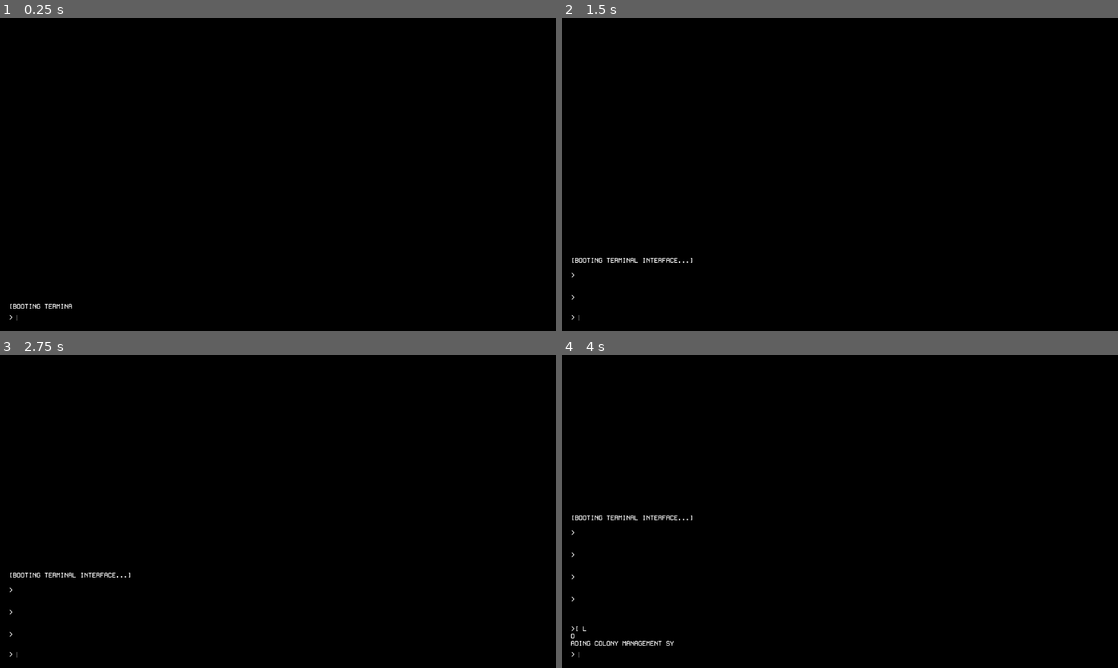
Above: before the commit, frames 1-4 (two rows, left to right).
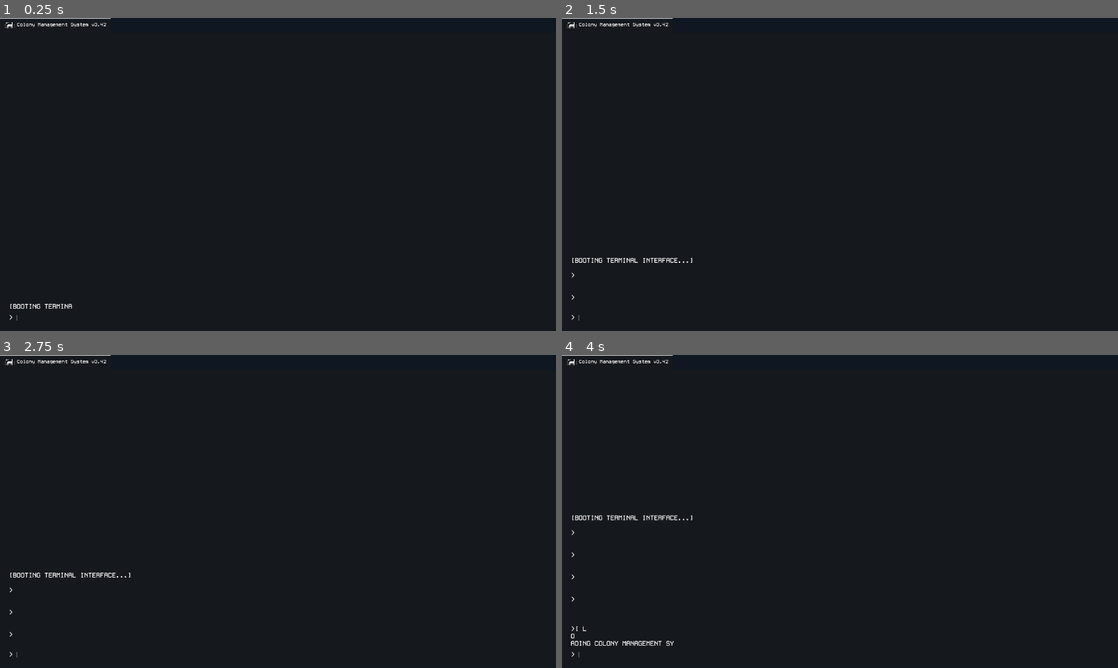
Above: after the commit, the same moments.

Repository: bsuster/Outpost-Equilibrium
Game: Godot game, scene res://scenes/levels/main_scene.tscn
The game is run twice, just before and just after one commit, with the same random seed, the same clock (stepped at 60 frames per second) and the same inputs. Sound files missing from this copy of the repository are replaced by a short silence.
Inputs:
- Up to frame 1 (0.25 s): no input
- Up to frame 2 (1.5 s): tap Enter (submit_input) at 0.5, 1.35 s; hold Enter (submit_input) 0.53-1.28 s; tap Space at 1.25 s
- Up to frame 3 (2.75 s): tap Enter (submit_input) at 2 s; hold Enter (submit_input) from 2.03 s (still down)
- Up to frame 4 (4 s): tap Space at 2.75 s; release Enter (submit_input) at 2.78 s; tap Enter (submit_input) at 2.85, 3.5 s; hold Enter (submit_input) from 3.53 s (still down)

The runs differ from the first frame. In frame 1, 100% of the frame differs, in the area x 0-100%, y 0-100%; in frame 2, 100%; in frame 3, 100%; in frame 4, 100%.

Commit message:
Make console prettier

Diff:
--- a/project.godot
+++ b/project.godot
@@ -16,7 +16,7 @@
 config/features=PackedStringArray("4.4", "GL Compatibility")
 boot_splash/bg_color=Color(0.0588235, 0.0901961, 0.137255, 1)
 boot_splash/image="uid://s2kt42wluvps"
-config/icon="uid://s2kt42wluvps"
+config/icon="uid://glwu02yeossn"
 
 [autoload]
 
@@ -55,4 +55,4 @@
 
 renderer/rendering_method="gl_compatibility"
 renderer/rendering_method.mobile="gl_compatibility"
-environment/defaults/default_clear_color=Color(0, 0, 0, 1)
+environment/defaults/default_clear_color=Color(0.0588235, 0.0901961, 0.137255, 1)
--- a/scenes/characters/terminal.tscn
+++ b/scenes/characters/terminal.tscn
@@ -1,8 +1,10 @@
-[gd_scene load_steps=4 format=3 uid="uid://bkscwnpo0mbfl"]
+[gd_scene load_steps=6 format=3 uid="uid://bkscwnpo0mbfl"]
 
 [ext_resource type="Theme" uid="uid://di4e7tnr2a1hj" path="res://terminal_theme.tres" id="1_w35if"]
 [ext_resource type="Script" uid="uid://hm7rfmep5iuy" path="res://scenes/characters/terminal.gd" id="2_17c4d"]
 [ext_resource type="AudioStream" uid="uid://cinscncyvwdrp" path="res://sounds/button-202966.mp3" id="3_0td1w"]
+[ext_resource type="FontFile" uid="uid://bv40slj05t5cv" path="res://fonts/whitrabt.ttf" id="3_h6vce"]
+[ext_resource type="Texture2D" uid="uid://dx3c3kay0r72o" path="res://OutpostEquilibriumIcon_small.png" id="3_ixexu"]
 
 [node name="Terminal" type="Control"]
 layout_mode = 3
@@ -14,15 +16,43 @@
 theme = ExtResource("1_w35if")
 script = ExtResource("2_17c4d")
 
+[node name="TabBar" type="TabBar" parent="."]
+layout_mode = 1
+anchors_preset = 10
+anchor_right = 1.0
+offset_bottom = 23.0
+grow_horizontal = 2
+size_flags_vertical = 0
+theme_override_constants/icon_max_width = 25
+theme_override_fonts/font = ExtResource("3_h6vce")
+theme_override_font_sizes/font_size = 12
+current_tab = 0
+scrolling_enabled = false
+tab_count = 1
+tab_0/title = "Colony Management System v3.42"
+tab_0/icon = ExtResource("3_ixexu")
+
+[node name="ColorRect" type="ColorRect" parent="."]
+layout_mode = 1
+anchors_preset = 14
+anchor_top = 0.5
+anchor_right = 1.0
+anchor_bottom = 0.5
+offset_top = -327.0
+offset_bottom = 359.0
+grow_horizontal = 2
+grow_vertical = 2
+color = Color(0.0823529, 0.0941176, 0.113725, 1)
+
 [node name="MarginContainer" type="MarginContainer" parent="."]
 layout_mode = 1
 anchors_preset = 15
 anchor_right = 1.0
 anchor_bottom = 1.0
+offset_top = 30.0
 grow_horizontal = 2
 grow_vertical = 2
 theme_override_constants/margin_left = 20
-theme_override_constants/margin_top = 20
 theme_override_constants/margin_right = 20
 theme_override_constants/margin_bottom = 20
 
Binary file changed: OutpostEquilibriumIcon.png
Binary file added: OutpostEquilibriumIcon_small.png
Not shown, changed: OutpostEquilibriumIcon_small.png.import
